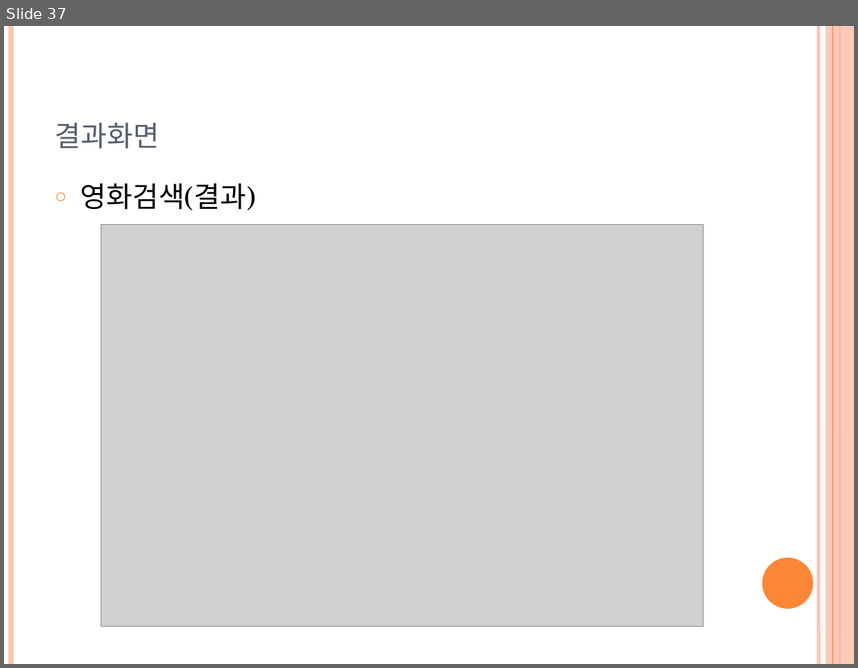
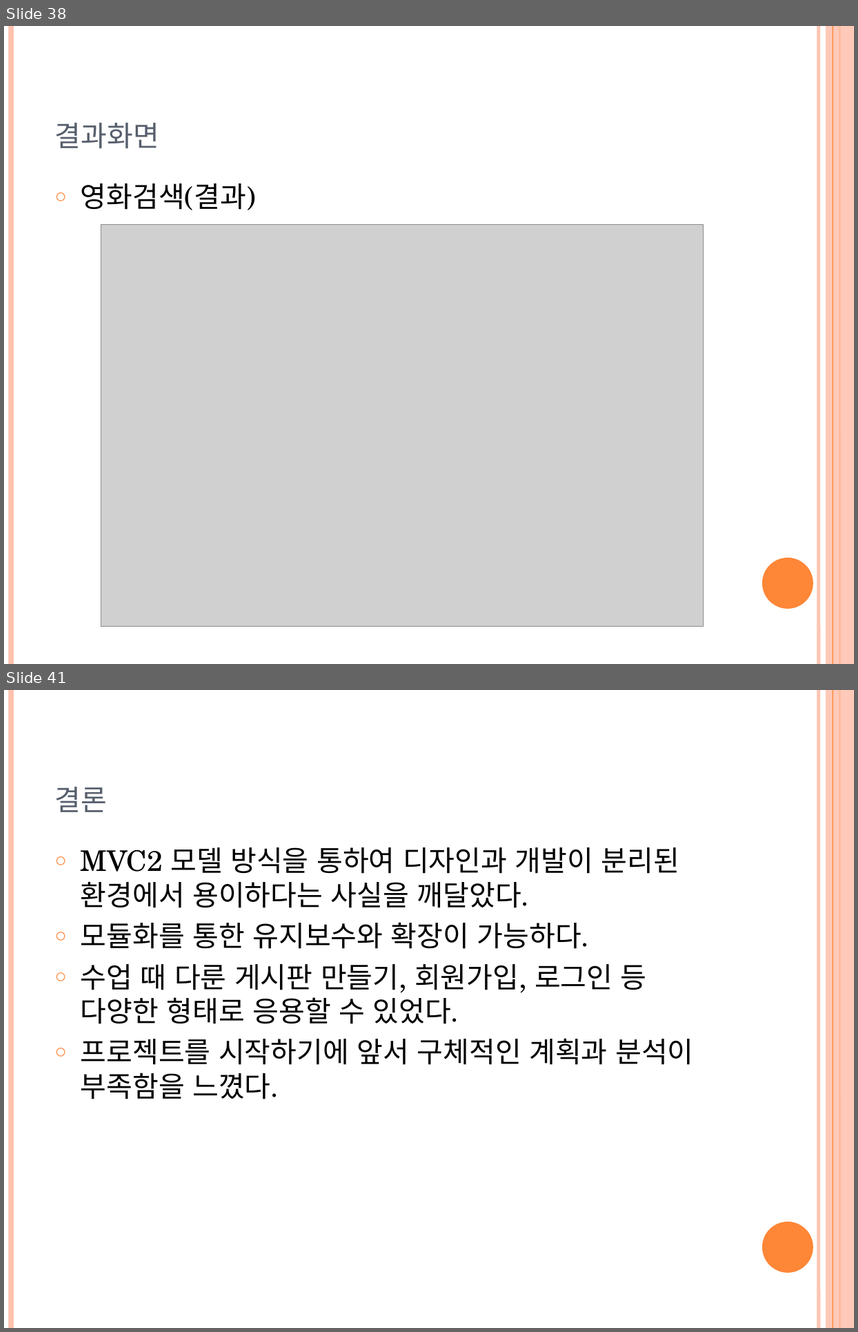
Before and after one commit to YJMovie/TeamProject, a slide deck: 영화소개 프로젝트.pptx. Shown one above the other, each under a label of ours: slide 37 before the commit, slides 38 and 41 after it; the slides between them are not shown. The pictures are 858x668 and 858x1332 pixels, drawn with LibreOffice and Linux fonts; fonts in the diff are those of the drawing; grey boxes stand for pictures. Boxes give left, top, right and bottom in pixels: in the first picture for what was removed or moved away, otherwise in the second. Text is boxed around its words. In the diff, an @@ line names an element or a change of style, - is before the commit and + after.

```diff
--- a/영화소개 프로젝트.pptx
+++ b/영화소개 프로젝트.pptx
@@ slide 41 added at <box>4,690,854,1328</box>, background #FFFFFF; not listed: 6 template elements that a slide beside it also shows @@
@@ title added at <box>55,787,107,812</box>, 30 pt, text #575F6D, small capitals @@
+결론
@@ text added at <box>81,847,693,1099</box>, 24 pt, text #000000 @@
+○ MVC2 모델 방식을 통하여 디자인과 개발이 분리된 환경에서 용이하다는 사실을 깨달았다.
+○ 모듈화를 통한 유지보수와 확장이 가능하다.
+○ 수업 때 다룬 게시판 만들기, 회원가입, 로그인 등 다양한 형태로 응용할 수 있었다.
+○ 프로젝트를 시작하기에 앞서 구체적인 계획과 분석이 부족함을 느꼈다.
@@ what was slide 37 is now slide 38 @@
```
Also in this commit, not shown: 10 slides changed, 4 other slides added, 1 slide removed, 1 other file.
